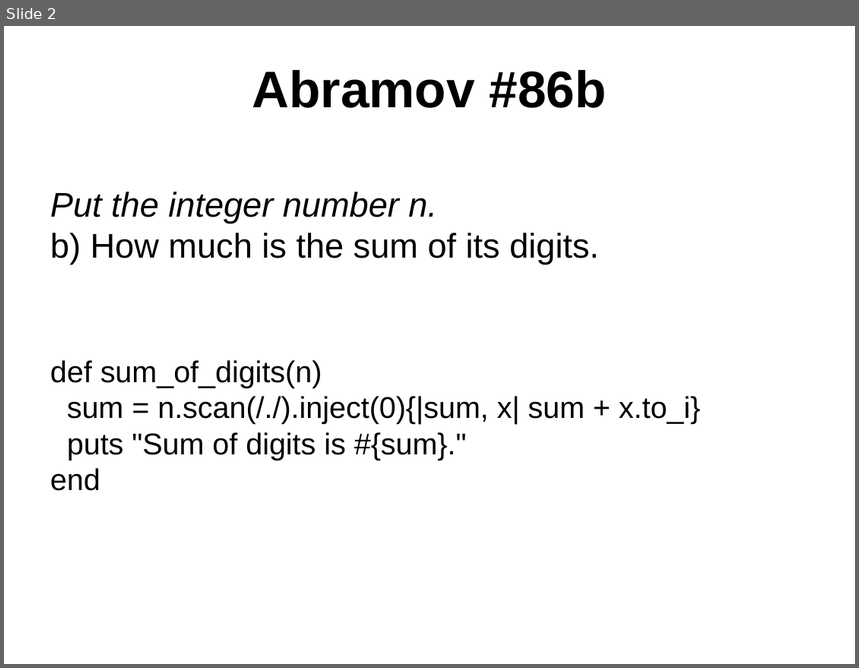
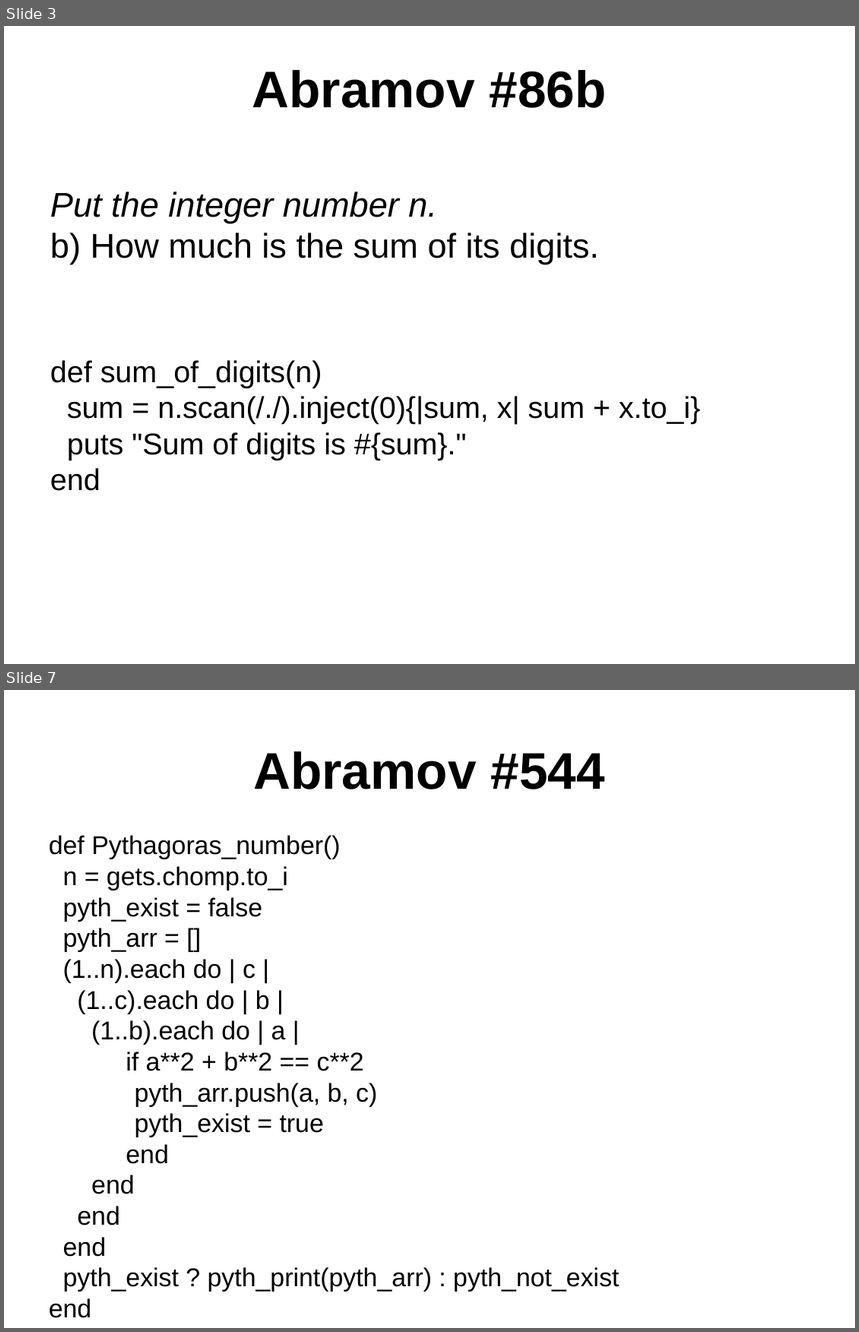
Before and after one commit to lahotskyy/demo1, a slide deck: taras_slides.odp. Shown one above the other, each under a label of ours: slide 2 before the commit, slides 3 and 7 after it; the slides between them are not shown. The pictures are 859x668 and 859x1332 pixels, drawn with LibreOffice and Linux fonts; fonts in the diff are those of the drawing; background and template pictures are left out. Boxes give left, top, right and bottom in pixels: in the first picture for what was removed or moved away, otherwise in the second. Text is boxed around its words. In the diff, an @@ line names an element or a change of style, - is before the commit and + after.

```diff
--- a/taras_slides.odp
+++ b/taras_slides.odp
@@ slide 7 added at (x1=4, y1=690, x2=855, y2=1328), background #FFFFFF @@
@@ title added at (x1=253, y1=752, x2=606, y2=790), 48 pt, text #000000, bold @@
+Abramov #544
@@ subtitle added at (x1=49, y1=835, x2=619, y2=1319), 24 pt, text #000000 @@
+def Pythagoras_number()
+n = gets.chomp.to_i
+pyth_exist = false
+pyth_arr = []
+(1..n).each do | c |
+(1..c).each do | b |
+(1..b).each do | a |
+if a**2 + b**2 == c**2
+pyth_arr.push(a, b, c)
+pyth_exist = true
+end
+end
+end
+end
+pyth_exist ? pyth_print(pyth_arr) : pyth_not_exist
+end
@@ what was slide 2 is now slide 3 @@
```
Also in this commit, not shown: 5 slides changed, 1 other slide added, 5 other files.
